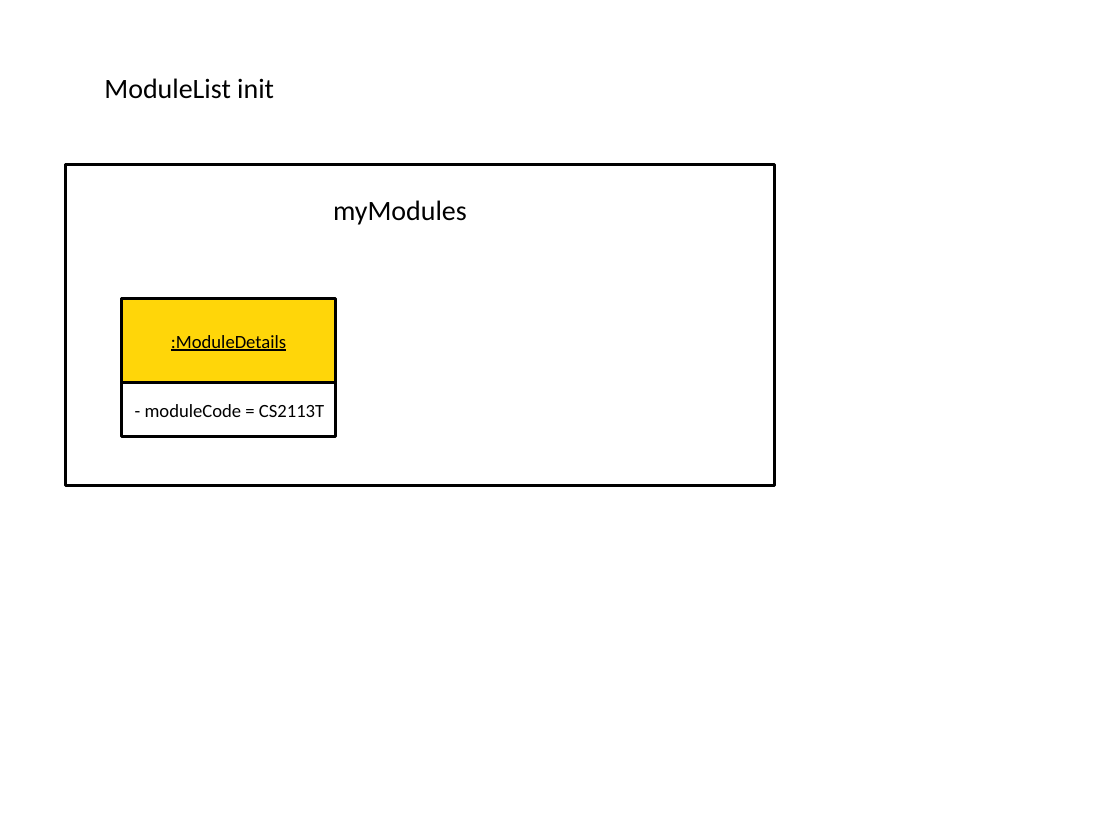
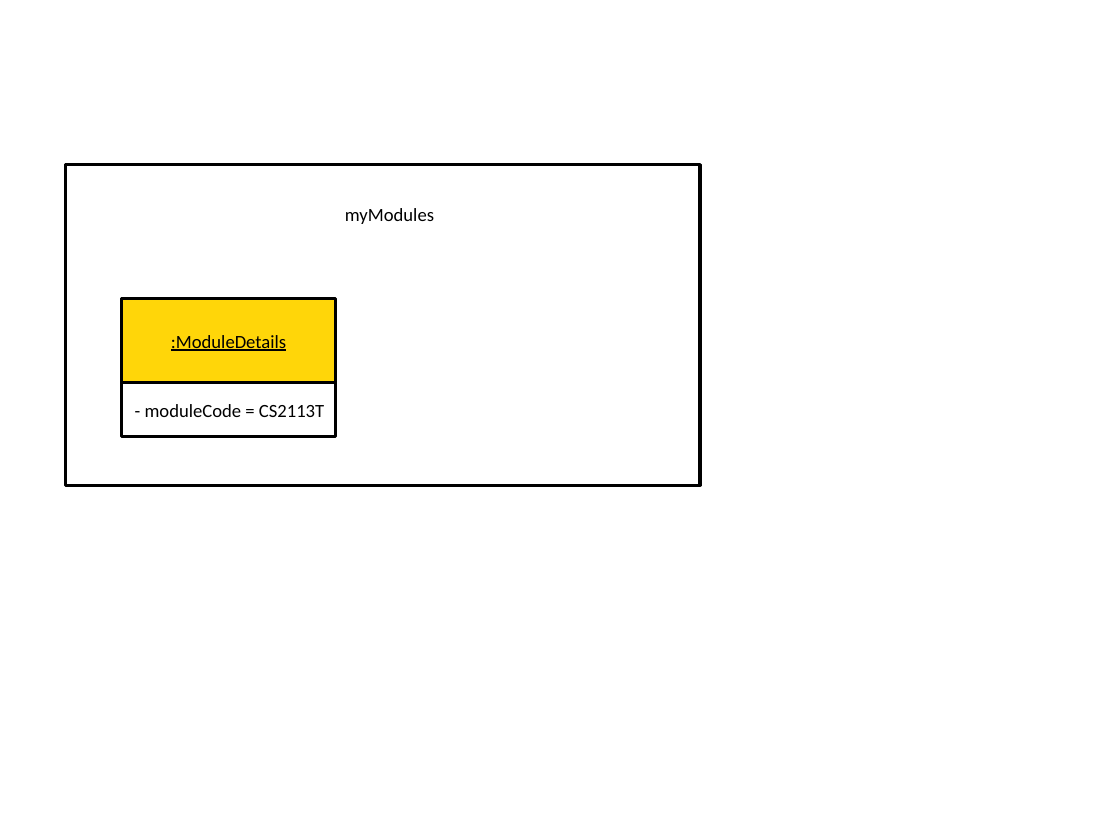
Before and after one commit to shyamgj1900/tp, a slide deck: slide 9 of docs/assets/DG Diagrams.pptx. Drawn at 1120x840 pixels with LibreOffice and Linux fonts; fonts in the diff are those of the drawing. Boxes give left, top, right and bottom in pixels: in the first picture for what was removed or moved away, otherwise in the second. Text is boxed around its words. In the diff, an @@ line names an element or a change of style, - is before the commit and + after.

Commit message:
Resize object diagrams for module store

```diff
--- a/docs/assets/DG Diagrams.pptx
+++ b/docs/assets/DG Diagrams.pptx
@@ text removed at <box>104,78,274,99</box> @@
-ModuleList init
@@ rectangle: place and size @@
-rectangle at <box>65,165,774,485</box>
+rectangle at <box>65,165,700,485</box>
@@ text "myModules": place and size @@
-text "myModules" at <box>333,200,467,225</box>
+text "myModules" at <box>345,208,434,224</box>
@@ text "myModules" at <box>345,208,434,224</box>: size 18 to 12 pt @@
```
Also in this commit, not shown: 1 other slide changed, 3 other files.
